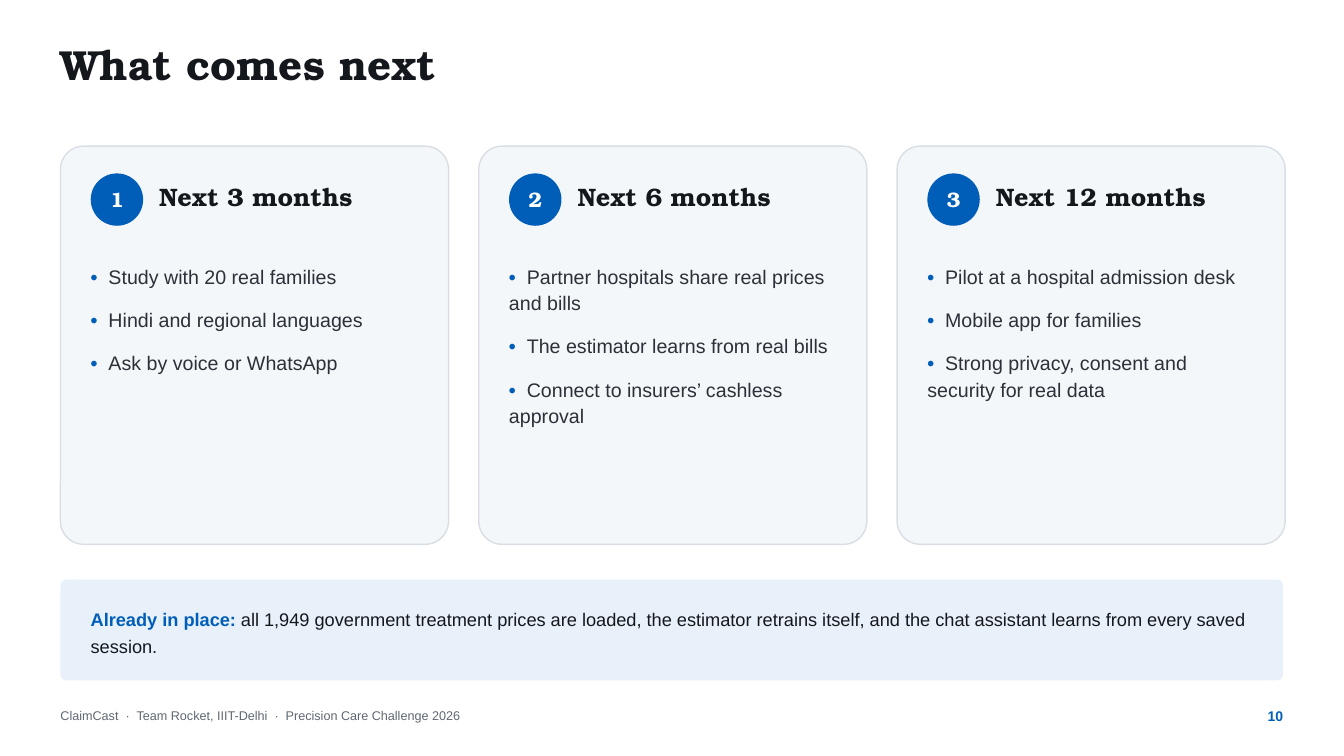
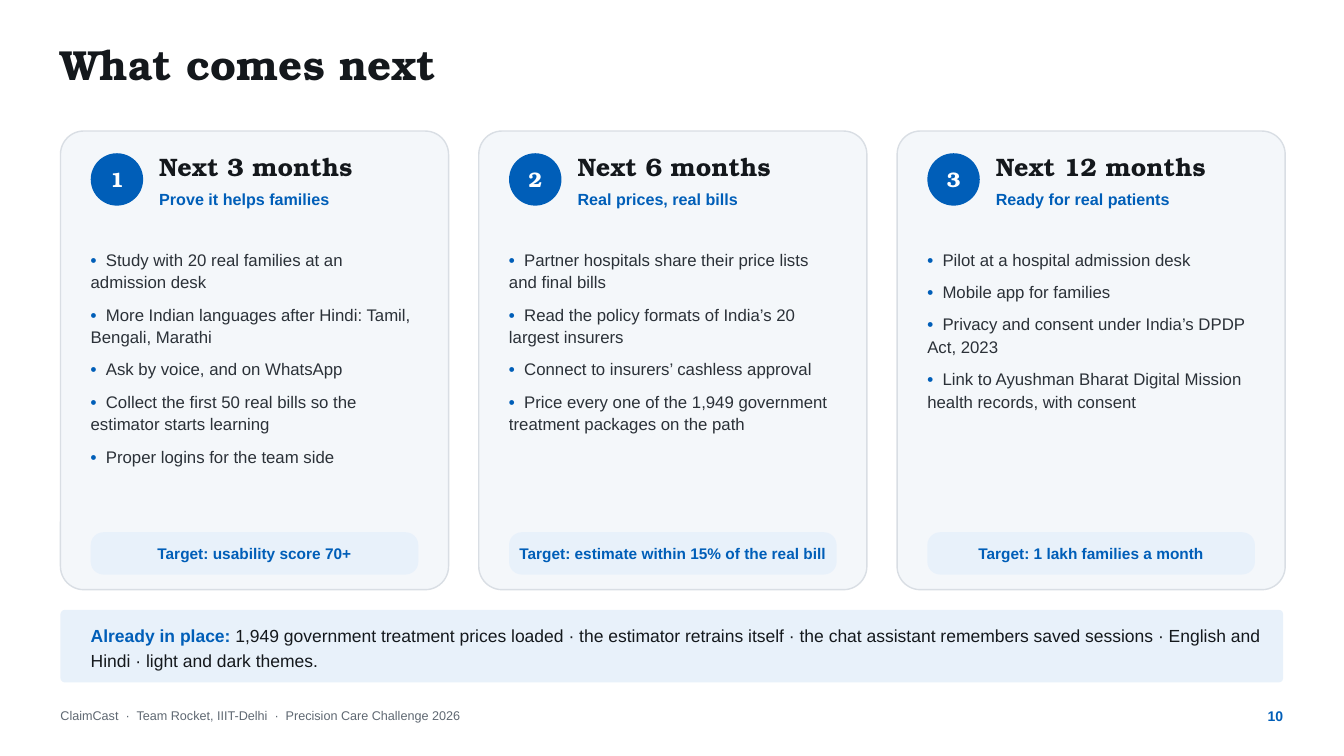
Before and after one commit to aniket-3001/ClaimCast, a slide deck: slide 10 of presentation deck/ClaimCast - Pitch Deck.pptx. Drawn at 1344x756 pixels with LibreOffice and Linux fonts; fonts in the diff are those of the drawing. Boxes give left, top, right and bottom in pixels: in the first picture for what was removed or moved away, otherwise in the second. Text is boxed around its words. In the diff, an @@ line names an element or a change of style, - is before the commit and + after.

```diff
--- a/presentation deck/ClaimCast - Pitch Deck.pptx
+++ b/presentation deck/ClaimCast - Pitch Deck.pptx
@@ rounded rectangle: place and size @@
-rounded rectangle at box(60, 146, 449, 544)
+rounded rectangle at box(60, 131, 449, 590)
@@ rounded rectangle: place and size @@
-rounded rectangle at box(479, 146, 867, 544)
+rounded rectangle at box(479, 131, 867, 590)
@@ rounded rectangle: place and size @@
-rounded rectangle at box(897, 146, 1286, 544)
+rounded rectangle at box(897, 131, 1286, 590)
@@ text "Next 3 months": place and size @@
-text "Next 3 months" at box(159, 187, 352, 207)
+text "Next 3 months" at box(159, 157, 352, 177)
@@ text "Next 6 months": place and size @@
-text "Next 6 months" at box(578, 187, 771, 207)
+text "Next 6 months" at box(578, 157, 771, 177)
@@ 3 ellipses: place and size @@
-3 ellipses at box(91, 173, 980, 226)
+3 ellipses at box(91, 153, 980, 206)
@@ text "Next 12 months": place and size @@
-text "Next 12 months" at box(996, 187, 1206, 207)
+text "Next 12 months" at box(996, 157, 1206, 177)
@@ text added at box(159, 193, 329, 209), 11.5 pt, text #005EB8, bold @@
+Prove it helps families
@@ text added at box(578, 193, 738, 209), 11.5 pt, text #005EB8, bold @@
+Real prices, real bills
@@ text added at box(996, 193, 1170, 209), 11.5 pt, text #005EB8, bold @@
+Ready for real patients
@@ text at box(91, 254, 411, 467): text changed; size 14 to 12 pt @@
-• Study with 20 real families
-• Hindi and regional languages
-• Ask by voice or WhatsApp
+• Study with 20 real families at an admission desk
+• More Indian languages after Hindi: Tamil, Bengali, Marathi
+• Ask by voice, and on WhatsApp
+• Collect the first 50 real bills so the estimator starts learning
+• Proper logins for the team side
@@ text at box(509, 254, 809, 347): text changed; size 14 to 12 pt @@
-• Partner hospitals share real prices and bills
-• The estimator learns from real bills
+• Partner hospitals share their price lists and final bills
+• Read the policy formats of India’s 20 largest insurers
@@ text "• Partner hospitals share their ...": place and size @@
-text "• Partner hospitals share their ..." at box(509, 269, 828, 427)
+text "• Partner hospitals share their ..." at box(509, 254, 828, 434)
@@ text "• Pilot at a hospital ...": place and size @@
-text "• Pilot at a hospital ..." at box(927, 269, 1235, 401)
+text "• Pilot at a hospital ..." at box(927, 254, 1245, 410)
@@ text at box(943, 254, 1190, 302): size 14 to 12 pt in "• Pilot at a hospital admission desk", "• Mobile app for families"; less space between paragraphs @@
@@ text at box(927, 318, 1245, 410): text changed; size 14 to 12 pt @@
-• Strong privacy, consent and security for real data
+• Privacy and consent under India’s DPDP Act, 2023
+• Link to Ayushman Bharat Digital Mission health records, with consent
@@ text at box(524, 363, 811, 379): size 14 to 12 pt in "• Connect to insurers’ cashless approval"; less space between paragraphs @@
@@ text at box(509, 396, 828, 434): paragraph added @@
+• Price every one of the 1,949 government treatment packages on the path
@@ rounded rectangle added at box(91, 532, 418, 575), fill #E8F1FA @@
@@ rounded rectangle: place and size @@
-rounded rectangle at box(60, 580, 1284, 681)
+rounded rectangle at box(509, 532, 837, 575)
@@ rounded rectangle at box(509, 532, 837, 575): proportions changed @@
@@ rounded rectangle added at box(928, 532, 1255, 575), fill #E8F1FA @@
@@ text added at box(157, 548, 351, 563), 11 pt, text #005EB8, bold @@
+Target: usability score 70+
@@ text added at box(519, 548, 825, 563), 11 pt, text #005EB8, bold @@
+Target: estimate within 15% of the real bill
@@ text added at box(978, 548, 1203, 563), 11 pt, text #005EB8, bold @@
+Target: 1 lakh families a month
@@ rounded rectangle added at box(60, 610, 1284, 683), fill #E8F1FA @@
@@ text at box(91, 629, 1260, 671): text changed; size 13 to 12.5 pt @@
-Already in place: all 1,949 government treatment prices are loaded, the estimator retrains itself, and the chat assistant learns from every saved session.
+Already in place: 1,949 government treatment prices loaded · the estimator retrains itself · the chat assistant remembers saved sessions · English and Hindi · light and dark themes.
```
Also in this commit, not shown: 3 other slides changed, 3 other files.
